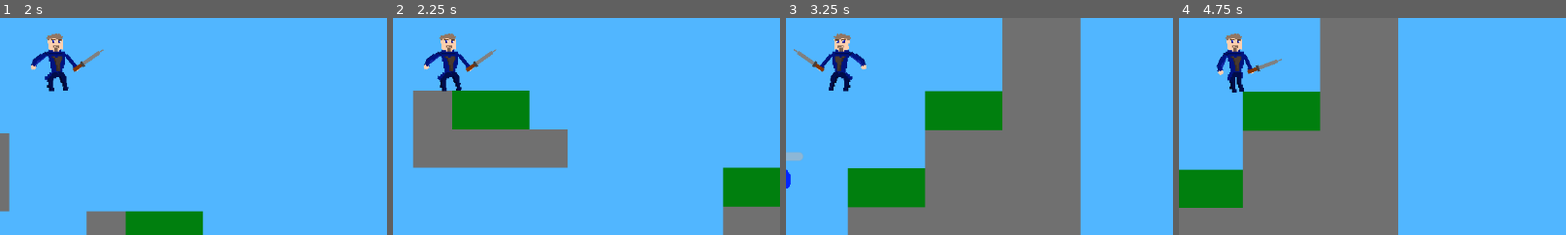
Above: before the commit, frames 1-4 (left to right).
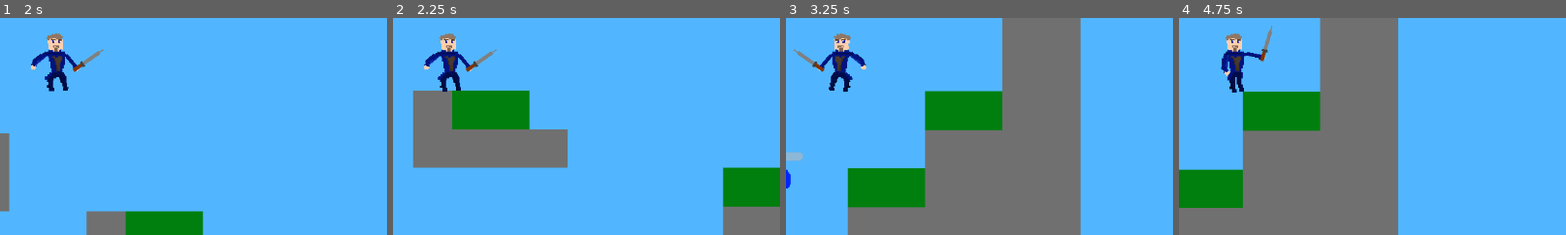
Above: after the commit, the same moments.

Repository: ponito/2DGame
Game: Godot game, scene res://menu.tscn
Two runs of this game, one before a commit and one after it. Both use one fixed random seed, a clock stepped at 60 frames per second and the inputs below.
Inputs (mouse positions are % of the whole screen's width and height, from its top left):
- Up to frame 1 (2 s): click "Play" at 0.5 s; tap Enter (ui_accept) at 1.25, 1.52 s; move the mouse to (72, 45) at 1.27 s; hold D (Right) from 1.28 s (still down); tap E (E) at 1.35 s; click (72, 45) at 1.55 s
- Up to frame 2 (2.25 s): keep holding D (Right); move the mouse to (30, 55) at 2.02 s; click (30, 55) at 2.1 s
- Up to frame 3 (3.25 s): tap Enter (ui_accept) at 2.27 s; tap E (E) at 2.3, 2.85 s; move the mouse to (60, 28) at 2.77 s; release D (Right) at 2.78 s; hold A (Left) from 2.78 s (still down); click (60, 28) at 3.05 s
- Up to frame 4 (4.75 s): move the mouse to (45, 70) at 3.52 s; release A (Left) at 3.53 s; hold D (Right) from 3.53 s (still down); click (45, 70) at 3.6 s; tap Enter (ui_accept) at 3.77, 4.52 s; tap E (E) at 3.8, 4.35 s; move the mouse to (80, 65) at 4.27 s; click (80, 65) at 4.55 s
The pictures show only the part of the screen within x 43-92%, y 39-89%; the shares and areas given below are measured in that part.

Frame 1 is identical in both runs. In frame 2, less than 0.1% of the frame differs, in the area x 8-27%, y 14-34%; in frame 3, less than 0.1%; in frame 4, 0.7%, in the area x 9-27%, y 3-27%.

Commit message:
Weapon Swing implemented. Need a way to stop the animation getting canceled.

Diff:
--- a/Player/player.gd
+++ b/Player/player.gd
@@ -10,7 +10,7 @@
 
 var HurtTimer = 0
 var Invincibility = 0
-
+var ocupied = 0
 
 var isWallSliding = 0
 var isLeftWallSliding = false
--- a/Player/player.tscn
+++ b/Player/player.tscn
@@ -2893,8 +2893,553 @@
 "values": [Vector2(1, 1)]
 }
 
+[sub_resource type="Animation" id="Animation_u1fco"]
+resource_name = "Idle"
+length = 0.5
+tracks/0/type = "value"
+tracks/0/imported = false
+tracks/0/enabled = true
+tracks/0/path = NodePath("Sprite/Skeleton2D/hip/spine/armleft1:rotation")
+tracks/0/interp = 1
+tracks/0/loop_wrap = true
+tracks/0/keys = {
+"times": PackedFloat32Array(0, 0.5),
+"transitions": PackedFloat32Array(1, 1),
+"update": 0,
+"values": [-0.794129, 2.0656]
+}
+tracks/1/type = "value"
+tracks/1/imported = false
+tracks/1/enabled = true
+tracks/1/path = NodePath("Sprite/Skeleton2D/hip/spine/armright1:rotation")
+tracks/1/interp = 1
+tracks/1/loop_wrap = true
+tracks/1/keys = {
+"times": PackedFloat32Array(0, 0.01),
+"transitions": PackedFloat32Array(1, 1),
+"update": 0,
+"values": [-1.24121, -1.24121]
+}
+tracks/2/type = "value"
+tracks/2/imported = false
+tracks/2/enabled = true
+tracks/2/path = NodePath("Sprite/Skeleton2D/hip/spine/armright1:position")
+tracks/2/interp = 1
+tracks/2/loop_wrap = true
+tracks/2/keys = {
+"times": PackedFloat32Array(0),
+"transitions": PackedFloat32Array(1),
+"update": 0,
+"values": [Vector2(-5.98693, 0.989555)]
+}
+tracks/3/type = "value"
+tracks/3/imported = false
+tracks/3/enabled = true
+tracks/3/path = NodePath("Sprite/Skeleton2D/hip/spine/armleft1:position")
+tracks/3/interp = 1
+tracks/3/loop_wrap = true
+tracks/3/keys = {
+"times": PackedFloat32Array(0),
+"transitions": PackedFloat32Array(1),
+"update": 0,
+"values": [Vector2(8.01306, 1.00785)]
+}
+tracks/4/type = "value"
+tracks/4/imported = false
+tracks/4/enabled = true
+tracks/4/path = NodePath("Sprite/Skeleton2D/hip:position")
+tracks/4/interp = 1
+tracks/4/loop_wrap = true
+tracks/4/keys = {
+"times": PackedFloat32Array(0),
+"transitions": PackedFloat32Array(1),
+"update": 0,
+"values": [Vector2(-1, 7)]
+}
+tracks/5/type = "value"
+tracks/5/imported = false
+tracks/5/enabled = true
+tracks/5/path = NodePath("Sprite/Skeleton2D/hip:rotation")
+tracks/5/interp = 1
+tracks/5/loop_wrap = true
+tracks/5/keys = {
+"times": PackedFloat32Array(0),
+"transitions": PackedFloat32Array(1),
+"update": 0,
+"values": [0.0]
+}
+tracks/6/type = "value"
+tracks/6/imported = false
+tracks/6/enabled = true
+tracks/6/path = NodePath("Sprite/Skeleton2D/hip:scale")
+tracks/6/interp = 1
+tracks/6/loop_wrap = true
+tracks/6/keys = {
+"times": PackedFloat32Array(0),
+"transitions": PackedFloat32Array(1),
+"update": 0,
+"values": [Vector2(1, 1)]
+}
+tracks/7/type = "value"
+tracks/7/imported = false
+tracks/7/enabled = true
+tracks/7/path = NodePath("Sprite/Skeleton2D/hip/spine:position")
+tracks/7/interp = 1
+tracks/7/loop_wrap = true
+tracks/7/keys = {
+"times": PackedFloat32Array(0),
+"transitions": PackedFloat32Array(1),
+"update": 0,
+"values": [Vector2(-1, -18)]
+}
+tracks/8/type = "value"
+tracks/8/imported = false
+tracks/8/enabled = true
+tracks/8/path = NodePath("Sprite/Skeleton2D/hip/spine:rotation")
+tracks/8/interp = 1
+tracks/8/loop_wrap = true
+tracks/8/keys = {
+"times": PackedFloat32Array(0),
+"transitions": PackedFloat32Array(1),
+"update": 0,
+"values": [0.0]
+}
+tracks/9/type = "value"
+tracks/9/imported = false
+tracks/9/enabled = true
+tracks/9/path = NodePath("Sprite/Skeleton2D/hip/spine:scale")
+tracks/9/interp = 1
+tracks/9/loop_wrap = true
+tracks/9/keys = {
+"times": PackedFloat32Array(0),
+"transitions": PackedFloat32Array(1),
+"update": 0,
+"values": [Vector2(1, 1)]
+}
+tracks/10/type = "value"
+tracks/10/imported = false
+tracks/10/enabled = true
+tracks/10/path = NodePath("Sprite/Skeleton2D/hip/spine/armright1:scale")
+tracks/10/interp = 1
+tracks/10/loop_wrap = true
+tracks/10/keys = {
+"times": PackedFloat32Array(0),
+"transitions": PackedFloat32Array(1),
+"update": 0,
+"values": [Vector2(0.999999, 0.999999)]
+}
+tracks/11/type = "value"
+tracks/11/imported = false
+tracks/11/enabled = true
+tracks/11/path = NodePath("Sprite/Skeleton2D/hip/spine/armright1/armright2:position")
+tracks/11/interp = 1
+tracks/11/loop_wrap = true
+tracks/11/keys = {
+"times": PackedFloat32Array(0),
+"transitions": PackedFloat32Array(1),
+"update": 0,
+"values": [Vector2(-7.99999, -0.0104541)]
+}
+tracks/12/type = "value"
+tracks/12/imported = false
+tracks/12/enabled = true
+tracks/12/path = NodePath("Sprite/Skeleton2D/hip/spine/armright1/armright2:rotation")
+tracks/12/interp = 1
+tracks/12/loop_wrap = true
+tracks/12/keys = {
+"times": PackedFloat32Array(0),
+"transitions": PackedFloat32Array(1),
+"update": 0,
+"values": [0.0]
+}
+tracks/13/type = "value"
+tracks/13/imported = false
+tracks/13/enabled = true
+tracks/13/path = NodePath("Sprite/Skeleton2D/hip/spine/armright1/armright2:scale")
+tracks/13/interp = 1
+tracks/13/loop_wrap = true
+tracks/13/keys = {
+"times": PackedFloat32Array(0),
+"transitions": PackedFloat32Array(1),
+"update": 0,
+"values": [Vector2(1, 1)]
+}
+tracks/14/type = "value"
+tracks/14/imported = false
+tracks/14/enabled = true
+tracks/14/path = NodePath("Sprite/Skeleton2D/hip/spine/armright1/armright2/armright3:position")
+tracks/14/interp = 1
+tracks/14/loop_wrap = true
+tracks/14/keys = {
+"times": PackedFloat32Array(0),
+"transitions": PackedFloat32Array(1),
+"update": 0,
+"values": [Vector2(-9.00261, 1.98824)]
+}
+tracks/15/type = "value"
+tracks/15/imported = false
+tracks/15/enabled = true
+tracks/15/path = NodePath("Sprite/Skeleton2D/hip/spine/armright1/armright2/armright3:rotation")
+tracks/15/interp = 1
+tracks/15/loop_wrap = true
+tracks/15/keys = {
+"times": PackedFloat32Array(0),
+"transitions": PackedFloat32Array(1),
+"update": 0,
+"values": [0.0]
+}
+tracks/16/type = "value"
+tracks/16/imported = false
+tracks/16/enabled = true
+tracks/16/path = NodePath("Sprite/Skeleton2D/hip/spine/armright1/armright2/armright3:scale")
+tracks/16/interp = 1
+tracks/16/loop_wrap = true
+tracks/16/keys = {
+"times": PackedFloat32Array(0),
+"transitions": PackedFloat32Array(1),
+"update": 0,
+"values": [Vector2(1, 1)]
+}
+tracks/17/type = "value"
+tracks/17/imported = false
+tracks/17/enabled = true
+tracks/17/path = NodePath("Sprite/Skeleton2D/hip/spine/neck:position")
+tracks/17/interp = 1
+tracks/17/loop_wrap = true
+tracks/17/keys = {
+"times": PackedFloat32Array(0),
+"transitions": PackedFloat32Array(1),
+"update": 0,
+"values": [Vector2(0, -7)]
+}
+tracks/18/type = "value"
+tracks/18/imported = false
+tracks/18/enabled = true
+tracks/18/path = NodePath("Sprite/Skeleton2D/hip/spine/neck:rotation")
+tracks/18/interp = 1
+tracks/18/loop_wrap = true
+tracks/18/keys = {
+"times": PackedFloat32Array(0),
+"transitions": PackedFloat32Array(1),
+"update": 0,
+"values": [0.00507688]
+}
+tracks/19/type = "value"
+tracks/19/imported = false
+tracks/19/enabled = true
+tracks/19/path = NodePath("Sprite/Skeleton2D/hip/spine/neck:scale")
+tracks/19/interp = 1
+tracks/19/loop_wrap = true
+tracks/19/keys = {
+"times": PackedFloat32Array(0),
+"transitions": PackedFloat32Array(1),
+"update": 0,
+"values": [Vector2(1, 1)]
+}
+tracks/20/type = "value"
+tracks/20/imported = false
+tracks/20/enabled = true
+tracks/20/path = NodePath("Sprite/Skeleton2D/hip/spine/armleft1:scale")
+tracks/20/interp = 1
+tracks/20/loop_wrap = true
+tracks/20/keys = {
+"times": PackedFloat32Array(0),
+"transitions": PackedFloat32Array(1),
+"update": 0,
+"values": [Vector2(1, 1)]
+}
+tracks/21/type = "value"
+tracks/21/imported = false
+tracks/21/enabled = true
+tracks/21/path = NodePath("Sprite/Skeleton2D/hip/spine/armleft1/armleft2:position")
+tracks/21/interp = 1
+tracks/21/loop_wrap = true
+tracks/21/keys = {
+"times": PackedFloat32Array(0),
+"transitions": PackedFloat32Array(1),
+"update": 0,
+"values": [Vector2(6.99999, 0.00914718)]
+}
+tracks/22/type = "value"
+tracks/22/imported = false
+tracks/22/enabled = true
+tracks/22/path = NodePath("Sprite/Skeleton2D/hip/spine/armleft1/armleft2:rotation")
+tracks/22/interp = 1
+tracks/22/loop_wrap = true
+tracks/22/keys = {
+"times": PackedFloat32Array(0),
+"transitions": PackedFloat32Array(1),
+"update": 0,
+"values": [0.0]
+}
+tracks/23/type = "value"
+tracks/23/imported = false
+tracks/23/enabled = true
+tracks/23/path = NodePath("Sprite/Skeleton2D/hip/spine/armleft1/armleft2:scale")
+tracks/23/interp = 1
+tracks/23/loop_wrap = true
+tracks/23/keys = {
+"times": PackedFloat32Array(0),
+"transitions": PackedFloat32Array(1),
+"update": 0,
+"values": [Vector2(1, 1)]
+}
+tracks/24/type = "value"
+tracks/24/imported = false
+tracks/24/enabled = true
+tracks/24/path = NodePath("Sprite/Skeleton2D/hip/spine/armleft1/armleft2/armleft3:position")
+tracks/24/interp = 1
+tracks/24/loop_wrap = true
+tracks/24/keys = {
+"times": PackedFloat32Array(0),
+"transitions": PackedFloat32Array(1),
+"update": 0,
+"values": [Vector2(8.99869, 1.01176)]
+}
+tracks/25/type = "value"
+tracks/25/imported = false
+tracks/25/enabled = true
+tracks/25/path = NodePath("Sprite/Skeleton2D/hip/spine/armleft1/armleft2/armleft3:rotation")
+tracks/25/interp = 1
+tracks/25/loop_wrap = true
+tracks/25/keys = {
+"times": PackedFloat32Array(0),
+"transitions": PackedFloat32Array(1),
+"update": 0,
+"values": [0.0]
+}
+tracks/26/type = "value"
+tracks/26/imported = false
+tracks/26/enabled = true
+tracks/26/path = NodePath("Sprite/Skeleton2D/hip/spine/armleft1/armleft2/armleft3:scale")
+tracks/26/interp = 1
+tracks/26/loop_wrap = true
+tracks/26/keys = {
+"times": PackedFloat32Array(0),
+"transitions": PackedFloat32Array(1),
+"update": 0,
+"values": [Vector2(1, 1)]
+}
+tracks/27/type = "value"
+tracks/27/imported = false
+tracks/27/enabled = true
+tracks/27/path = NodePath("Sprite/Skeleton2D/hip/legright1:position")
+tracks/27/interp = 1
+tracks/27/loop_wrap = true
+tracks/27/keys = {
+"times": PackedFloat32Array(0),
+"transitions": PackedFloat32Array(1),
+"update": 0,
+"values": [Vector2(3.59333, 1.14092)]
+}
+tracks/28/type = "value"
+tracks/28/imported = false
+tracks/28/enabled = true
+tracks/28/path = NodePath("Sprite/Skeleton2D/hip/legright1:rotation")
+tracks/28/interp = 1
+tracks/28/loop_wrap = true
+tracks/28/keys = {
+"times": PackedFloat32Array(0),
+"transitions": PackedFloat32Array(1),
+"update": 0,
+"values": [0.0]
+}
+tracks/29/type = "value"
+tracks/29/imported = false
+tracks/29/enabled = true
+tracks/29/path = NodePath("Sprite/Skeleton2D/hip/legright1:scale")
+tracks/29/interp = 1
+tracks/29/loop_wrap = true
+tracks/29/keys = {
+"times": PackedFloat32Array(0),
+"transitions": PackedFloat32Array(1),
+"update": 0,
+"values": [Vector2(1e-05, 1e-05)]
+}
+tracks/30/type = "value"
+tracks/30/imported = false
+tracks/30/enabled = true
+tracks/30/path = NodePath("Sprite/Skeleton2D/hip/legright1/legright2:position")
+tracks/30/interp = 1
+tracks/30/loop_wrap = true
+tracks/30/keys = {
+"times": PackedFloat32Array(0),
+"transitions": PackedFloat32Array(1),
+"update": 0,
+"values": [Vector2(-30214.9, 599239)]
+}
+tracks/31/type = "value"
+tracks/31/imported = false
+tracks/31/enabled = true
+tracks/31/path = NodePath("Sprite/Skeleton2D/hip/legright1/legright2:rotation")
+tracks/31/interp = 1
+tracks/31/loop_wrap = true
+tracks/31/keys = {
+"times": PackedFloat32Array(0),
+"transitions": PackedFloat32Array(1),
+"update": 0,
+"values": [0.0]
+}
+tracks/32/type = "value"
+tracks/32/imported = false
+tracks/32/enabled = true
+tracks/32/path = NodePath("Sprite/Skeleton2D/hip/legright1/legright2:scale")
+tracks/32/interp = 1
+tracks/32/loop_wrap = true
+tracks/32/keys = {
+"times": PackedFloat32Array(0),
+"transitions": PackedFloat32Array(1),
+"update": 0,
+"values": [Vector2(1e-05, 1e-05)]
+}
+tracks/33/type = "value"
+tracks/33/imported = false
+tracks/33/enabled = true
+tracks/33/path = NodePath("Sprite/Skeleton2D/hip/legright1/legright2/legright3:position")
+tracks/33/interp = 1
+tracks/33/loop_wrap = true
+tracks/33/keys = {
+"times": PackedFloat32Array(0),
+"transitions": PackedFloat32Array(1),
+"update": 0,
+"values": [Vector2(-6.24263e+09, 5.96744e+10)]
+}
+tracks/34/type = "value"
+tracks/34/imported = false
+tracks/34/enabled = true
+tracks/34/path = NodePath("Sprite/Skeleton2D/hip/legright1/legright2/legright3:rotation")
+tracks/34/interp = 1
+tracks/34/loop_wrap = true
+tracks/34/keys = {
+"times": PackedFloat32Array(0),
+"transitions": PackedFloat32Array(1),
+"update": 0,
+"values": [0.0]
+}
+tracks/35/type = "value"
+tracks/35/imported = false
+tracks/35/enabled = true
+tracks/35/path = NodePath("Sprite/Skeleton2D/hip/legright1/legright2/legright3:scale")
+tracks/35/interp = 1
+tracks/35/loop_wrap = true
+tracks/35/keys = {
+"times": PackedFloat32Array(0),
+"transitions": PackedFloat32Array(1),
+"update": 0,
+"values": [Vector2(1e-05, 1e-05)]
+}
+tracks/36/type = "value"
+tracks/36/imported = false
+tracks/36/enabled = true
+tracks/36/path = NodePath("Sprite/Skeleton2D/hip/legleft1:position")
+tracks/36/interp = 1
+tracks/36/loop_wrap = true
+tracks/36/keys = {
+"times": PackedFloat32Array(0),
+"transitions": PackedFloat32Array(1),
+"update": 0,
+"values": [Vector2(-3.39779, 0.788417)]
+}
+tracks/37/type = "value"
+tracks/37/imported = false
+tracks/37/enabled = true
+tracks/37/path = NodePath("Sprite/Skeleton2D/hip/legleft1:rotation")
+tracks/37/interp = 1
+tracks/37/loop_wrap = true
+tracks/37/keys = {
+"times": PackedFloat32Array(0),
+"transitions": PackedFloat32Array(1),
+"update": 0,
+"values": [0.0]
+}
+tracks/38/type = "value"
+tracks/38/imported = false
+tracks/38/enabled = true
+tracks/38/path = NodePath("Sprite/Skeleton2D/hip/legleft1:scale")
+tracks/38/interp = 1
+tracks/38/loop_wrap = true
+tracks/38/keys = {
+"times": PackedFloat32Array(0),
+"transitions": PackedFloat32Array(1),
+"update": 0,
+"values": [Vector2(1e-05, 1e-05)]
+}
+tracks/39/type = "value"
+tracks/39/imported = false
+tracks/39/enabled = true
+tracks/39/path = NodePath("Sprite/Skeleton2D/hip/legleft1/legleft2:position")
+tracks/39/interp = 1
+tracks/39/loop_wrap = true
+tracks/39/keys = {
+"times": PackedFloat32Array(0),
+"transitions": PackedFloat32Array(1),
+"update": 0,
+"values": [Vector2(-30215, 599239)]
+}
+tracks/40/type = "value"
+tracks/40/imported = false
+tracks/40/enabled = true
+tracks/40/path = NodePath("Sprite/Skeleton2D/hip/legleft1/legleft2:rotation")
+tracks/40/interp = 1
+tracks/40/loop_wrap = true
+tracks/40/keys = {
+"times": PackedFloat32Array(0),
+"transitions": PackedFloat32Array(1),
+"update": 0,
+"values": [0.0]
+}
+tracks/41/type = "value"
+tracks/41/imported = false
+tracks/41/enabled = true
+tracks/41/path = NodePath("Sprite/Skeleton2D/hip/legleft1/legleft2:scale")
+tracks/41/interp = 1
+tracks/41/loop_wrap = true
+tracks/41/keys = {
+"times": PackedFloat32Array(0),
+"transitions": PackedFloat32Array(1),
+"update": 0,
+"values": [Vector2(1e-05, 1e-05)]
+}
+tracks/42/type = "value"
+tracks/42/imported = false
+tracks/42/enabled = true
+tracks/42/path = NodePath("Sprite/Skeleton2D/hip/legleft1/legleft2/legleft3:position")
+tracks/42/interp = 1
+tracks/42/loop_wrap = true
+tracks/42/keys = {
+"times": PackedFloat32Array(0),
+"transitions": PackedFloat32Array(1),
+"update": 0,
+"values": [Vector2(6.46224e+09, 7.04148e+10)]
+}
+tracks/43/type = "value"
+tracks/43/imported = false
+tracks/43/enabled = true
+tracks/43/path = NodePath("Sprite/Skeleton2D/hip/legleft1/legleft2/legleft3:rotation")
+tracks/43/interp = 1
+tracks/43/loop_wrap = true
+tracks/43/keys = {
+"times": PackedFloat32Array(0),
+"transitions": PackedFloat32Array(1),
+"update": 0,
+"values": [0.0]
+}
+tracks/44/type = "value"
+tracks/44/imported = false
+tracks/44/enabled = true
+tracks/44/path = NodePath("Sprite/Skeleton2D/hip/legleft1/legleft2/legleft3:scale")
+tracks/44/interp = 1
+tracks/44/loop_wrap = true
+tracks/44/keys = {
+"times": PackedFloat32Array(0),
+"transitions": PackedFloat32Array(1),
+"update": 0,
+"values": [Vector2(1e-05, 1e-05)]
+}
+
 [sub_resource type="AnimationLibrary" id="AnimationLibrary_7chyy"]
 _data = {
+"Attack": SubResource("Animation_u1fco"),
 "Fall": SubResource("Animation_7wncr"),
 "Hang": SubResource("Animation_xo6hl"),
 "Idle": SubResource("Animation_rx1o1"),
@@ -2933,8 +3478,8 @@
 bones = ["hip", PackedFloat32Array(0, 0, 0, 0, 0, 0), "hip/spine", PackedFloat32Array(0, 0, 0, 0, 0, 0), "hip/spine/nec …(479 unchanged characters)…
 
 [node name="Weapon" parent="Sprite/armleft" instance=ExtResource("3_wcrwa")]
-position = Vector2(10.447, 21.363)
-rotation = 0.0881662
+position = Vector2(22.634, 15.7533)
+rotation = -0.751156
 scale = Vector2(1, 1)
 
 [node name="Torso" type="Polygon2D" parent="Sprite"]
@@ -3042,6 +3587,9 @@
 position = Vector2(1.42142, 0.170563)
 rotation = -1.39831
 rest = Transform2D(0.171635, -0.985161, 0.985161, 0.171635, 1.42142, 0.170563)
+auto_calculate_length_and_angle = false
+length = 16.0
+bone_angle = -80.1171
 
 [node name="RemoteTransform2D" type="RemoteTransform2D" parent="Sprite/Skeleton2D/hip/spine/armleft1/armleft2/armleft3/handleft"]
 position = Vector2(-0.174298, -0.984693)
--- a/Weapons/Weapon.gd
+++ b/Weapons/Weapon.gd
@@ -2,12 +2,14 @@
 
 var weaponEffect = preload("res://Weapons/WeaponEffect.tscn")
 var activeWeaponEffect = null
-
+@onready var anim = get_node("../../../AnimationPlayer")
 
 func _process(delta):
 	if Input.is_action_just_pressed("left_click"):
 		activeWeaponEffect = weaponEffect.instantiate()
 		activeWeaponEffect.name = "activeWeaponEffect"
 		self.add_child(activeWeaponEffect)
+		anim.play("Attack")
+		print(anim)
 	if Input.is_action_just_released("left_click"):
 		$activeWeaponEffect.queue_free()
--- a/Weapons/WeaponEffect.tscn
+++ b/Weapons/WeaponEffect.tscn
@@ -4,9 +4,11 @@
 [ext_resource type="Script" path="res://Weapons/WeaponEffect.gd" id="1_lqmxa"]
 
 [sub_resource type="RectangleShape2D" id="RectangleShape2D_ko20w"]
-size = Vector2(20, 4)
+size = Vector2(21, 7.9973)
 
 [node name="WeaponEffect" type="Node2D"]
+rotation = -0.000180263
+scale = Vector2(1.5, 1)
 script = ExtResource("1_lqmxa")
 
 [node name="Sprite2D" type="Sprite2D" parent="."]
@@ -18,7 +20,7 @@
 collision_mask = 4
 
 [node name="CollisionShape2D" type="CollisionShape2D" parent="Area2D"]
-position = Vector2(9, 0)
+position = Vector2(9.5, 0.00135201)
 shape = SubResource("RectangleShape2D_ko20w")
 
 [connection signal="body_entered" from="Area2D" to="." method="_on_area_2d_body_entered"]
Not shown: 1 places in Player/player.tscn that only renumber resources
Not shown, added: Weapons/Wea74BE.tmp
Not shown, added: Weapons/Wea778B.tmp
Not shown, added: Weapons/Wea8D54.tmp
Not shown, added: Weapons/WeaAAF6.tmp
